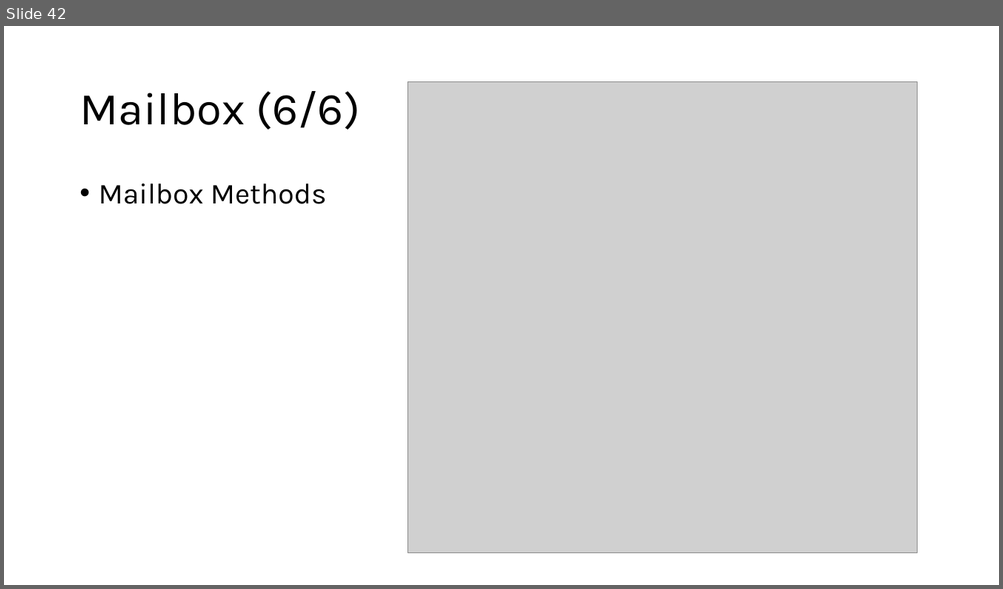
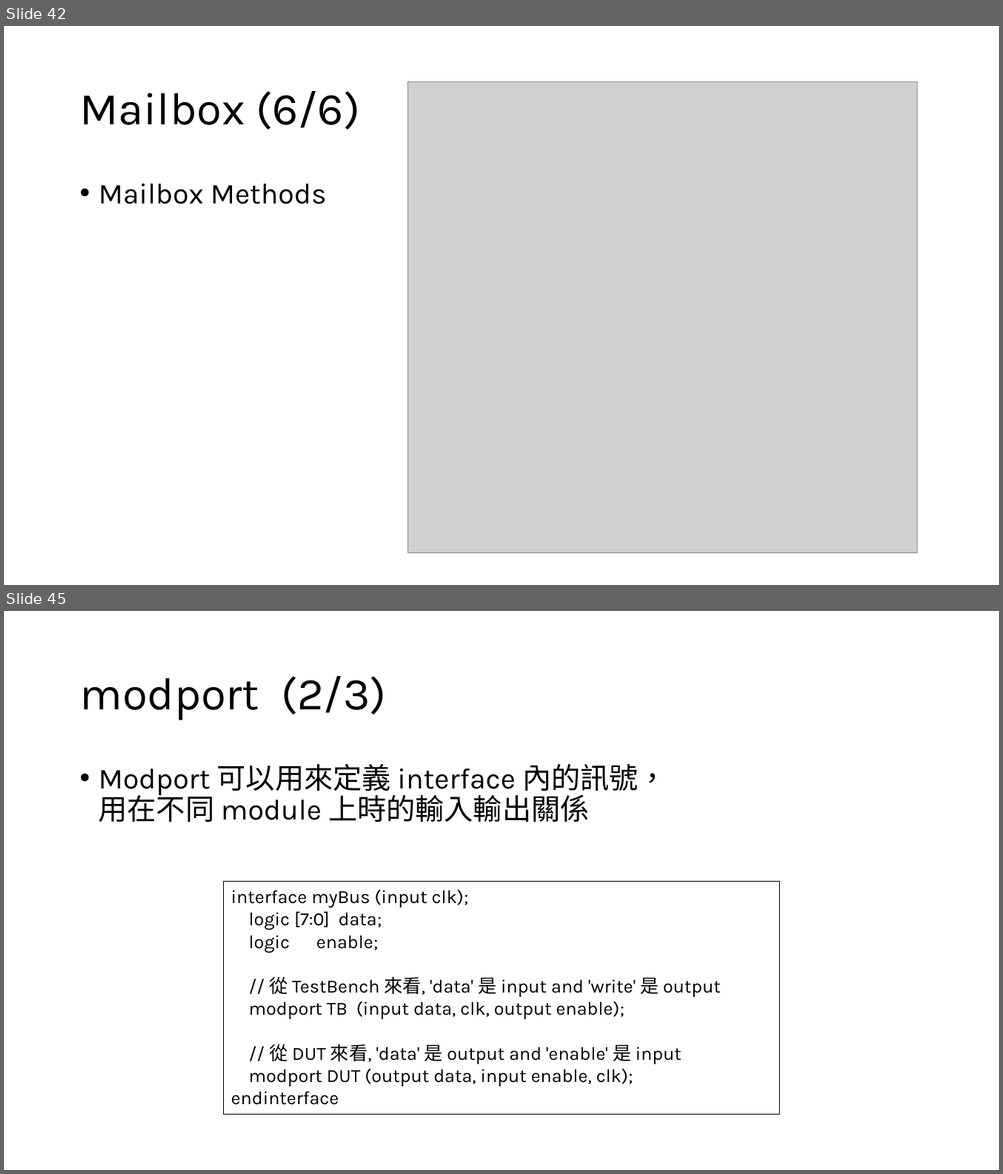
Before and after one commit to s9001055/DV_learning, a slide deck: SystemVerilog_語法學習.pptx. Shown one above the other, each under a label of ours: slide 42 before the commit, slides 42 and 45 after it; the slides between them are not shown. The pictures are 1003x589 and 1003x1174 pixels, drawn with LibreOffice and Linux fonts; fonts in the diff are those of the drawing; grey boxes stand for pictures. Boxes give left, top, right and bottom in pixels: in the first picture for what was removed or moved away, otherwise in the second. Text is boxed around its words. In the diff, an @@ line names an element or a change of style, - is before the commit and + after.

Commit message:
Add: interface example code 1. Add interface 2. Add modport 3. Add clocking block 4. modify SystemVerilog_語法學習.pptx

```diff
--- a/SystemVerilog_語法學習.pptx
+++ b/SystemVerilog_語法學習.pptx
@@ slide 45 added at [4,611,999,1170], background #FFFFFF @@
@@ title added at [79,676,386,721], 44 pt, text #000000 @@
+modport (2/3)
@@ text added at [99,764,667,823], 28 pt, text #000000 @@
+• Modport 可以用來定義 interface 內的訊號，
+  用在不同 module 上時的輸入輸出關係
@@ rectangle added at [223,881,779,1115], outline #000000 0.75 pt, 18 pt, text #000000 @@
+interface myBus (input clk);
+logic [7:0] data;
+logic enable;
+// 從 TestBench 來看, 'data' 是 input and 'write' 是 output
+modport TB (input data, clk, output enable);
+// 從 DUT 來看, 'data' 是 output and 'enable' 是 input
+modport DUT (output data, input enable, clk);
+endinterface
```
Also in this commit, not shown: 2 slides changed, 2 other slides added, 3 other files.
